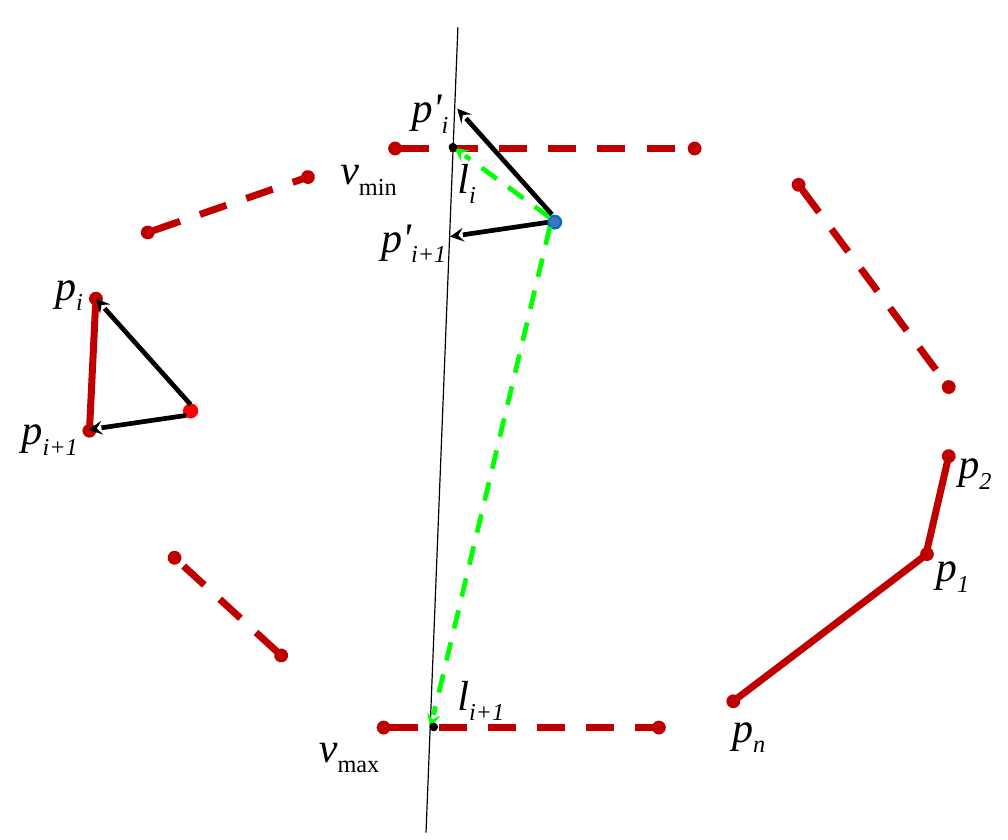
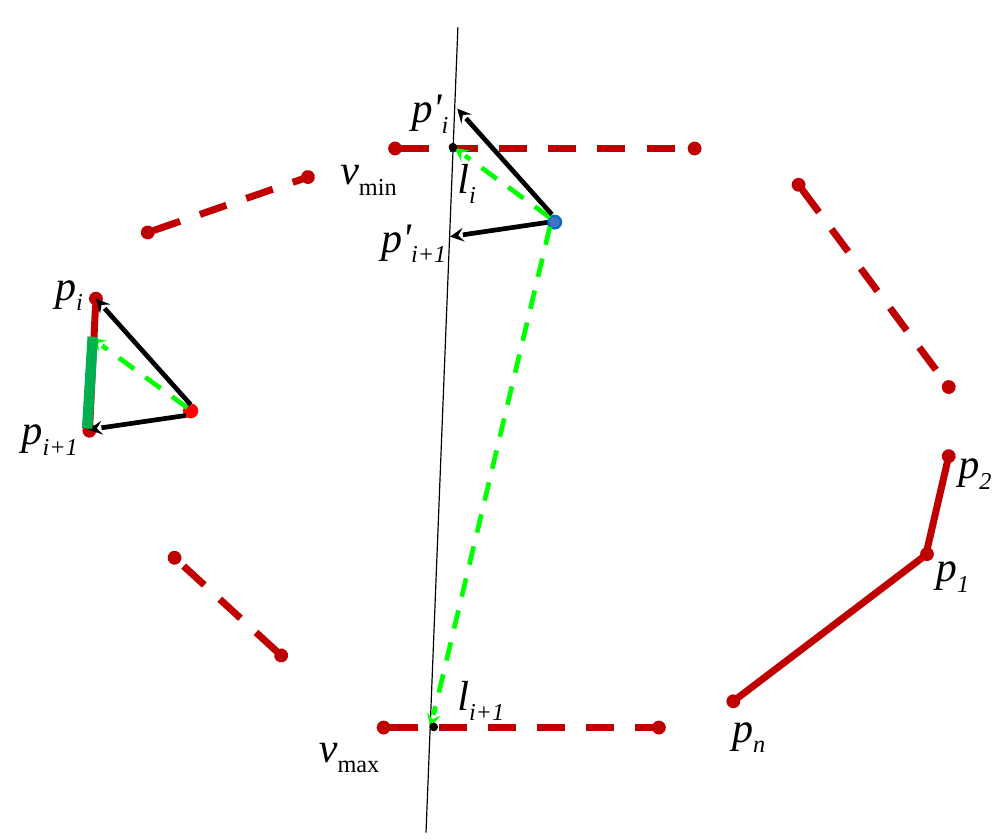
Before and after one commit to aabecker/SwarmPublications, a slide deck: slide 1 of journalWallFriction/pictures/pdf/anypolygon2.pptx. Drawn at 1008x840 pixels with LibreOffice and Linux fonts; fonts in the diff are those of the drawing. Boxes give left, top, right and bottom in pixels: in the first picture for what was removed or moved away, otherwise in the second. Text is boxed around its words. In the diff, an @@ line names an element or a change of style, - is before the commit and + after.

```diff
--- a/journalWallFriction/pictures/pdf/anypolygon2.pptx
+++ b/journalWallFriction/pictures/pdf/anypolygon2.pptx
@@ line added from (92, 336) to (87, 428), #00B050 4.5 pt @@
@@ arrow added from (186, 408) to (91, 338), #00FF00 2 pt dashed @@
```
Also in this commit, not shown: 18 other files.
